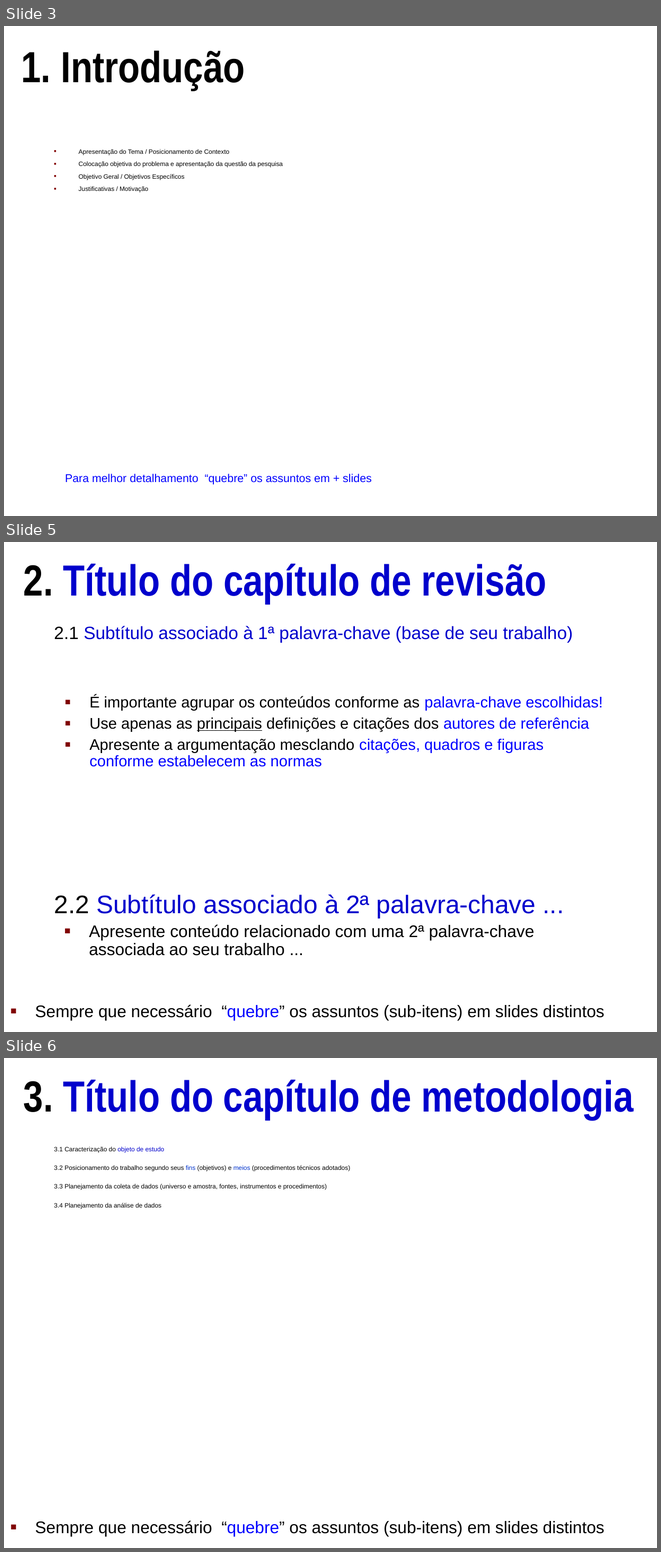
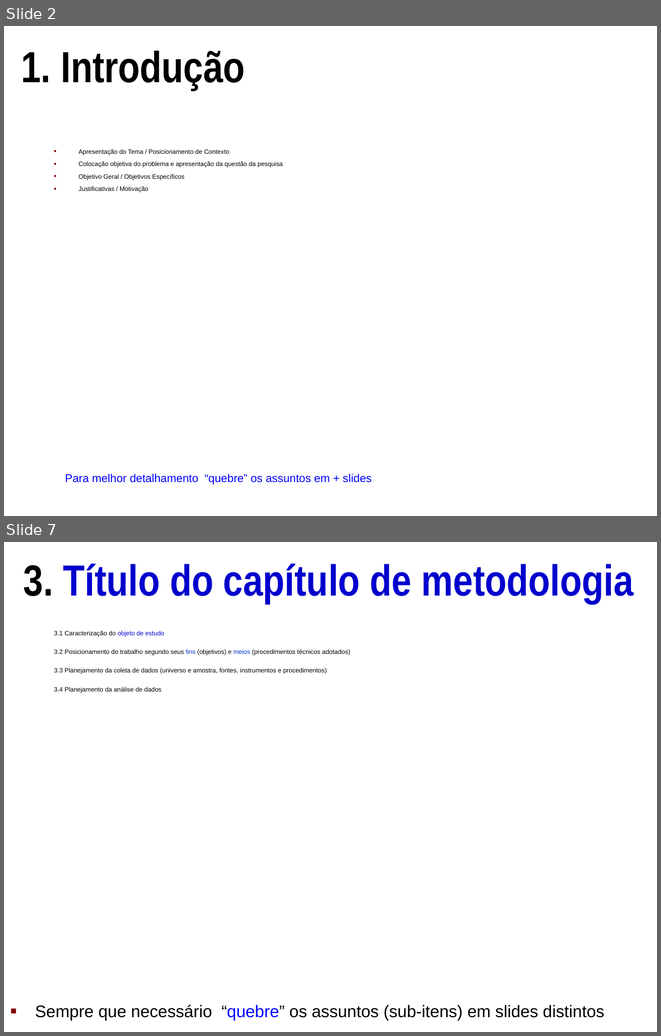
Before and after one commit to phsgregorio/imagem-medica, a slide deck: projectModel/Main.ppt. Shown one above the other, each under a label of ours: slides 3, 5 and 6 before the commit, slides 2 and 7 after it; the slides between them are not shown. The pictures are 661x1552 and 661x1036 pixels, drawn with LibreOffice and Linux fonts; fonts in the diff are those of the drawing. Boxes give left, top, right and bottom in pixels: in the first picture for what was removed or moved away, otherwise in the second. Text is boxed around its words. In the diff, an @@ line names an element or a change of style, - is before the commit and + after.

```diff
--- a/projectModel/Main.ppt
+++ b/projectModel/Main.ppt
@@ slide 5 removed at bbox=[4, 542, 657, 1032], background #FFFFFF @@
@@ title removed at bbox=[24, 563, 547, 603] @@
-2. Título do capítulo de revisão
@@ text removed at bbox=[54, 626, 573, 642] @@
-2.1 Subtítulo associado à 1ª palavra-chave (base de seu trabalho)
@@ text removed at bbox=[89, 695, 603, 767] @@
-■ É importante agrupar os conteúdos conforme as palavra-chave escolhidas!
-■ Use apenas as principais definições e citações dos autores de referência
-■ Apresente a argumentação mesclando citações, quadros e figuras conforme estabelecem as normas
@@ text removed at bbox=[54, 894, 536, 918] @@
-2.2 Subtítulo associado à 2ª palavra-chave ...
@@ text removed at bbox=[89, 924, 535, 955] @@
-■ Apresente conteúdo relacionado com uma 2ª palavra-chave associada ao seu trabalho ...
@@ text removed at bbox=[35, 1004, 604, 1020] @@
-■ Sempre que necessário “quebre” os assuntos (sub-itens) em slides distintos
@@ what was slide 3 is now slide 2 @@
@@ what was slide 6 is now slide 7 @@
```
Also in this commit, not shown: 5 slides changed, 4 slides added, 3 other slides removed.
